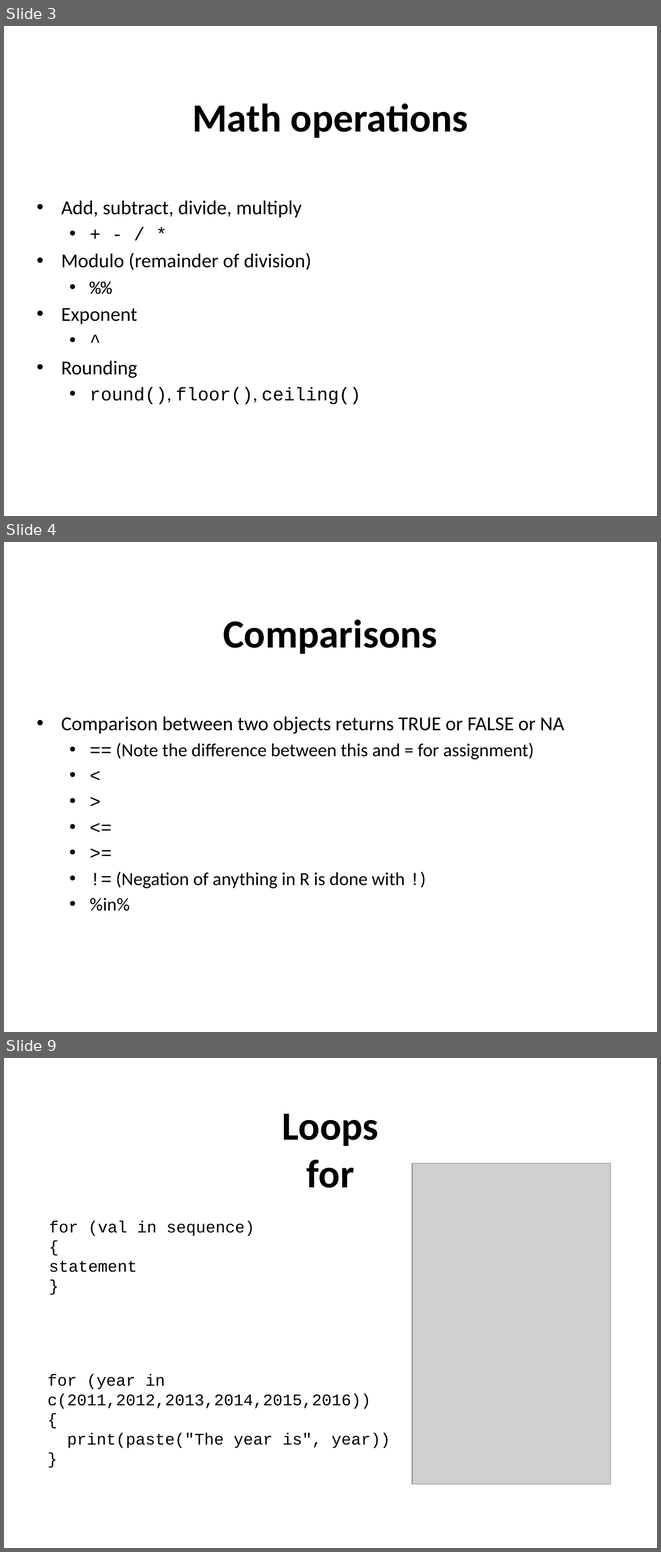
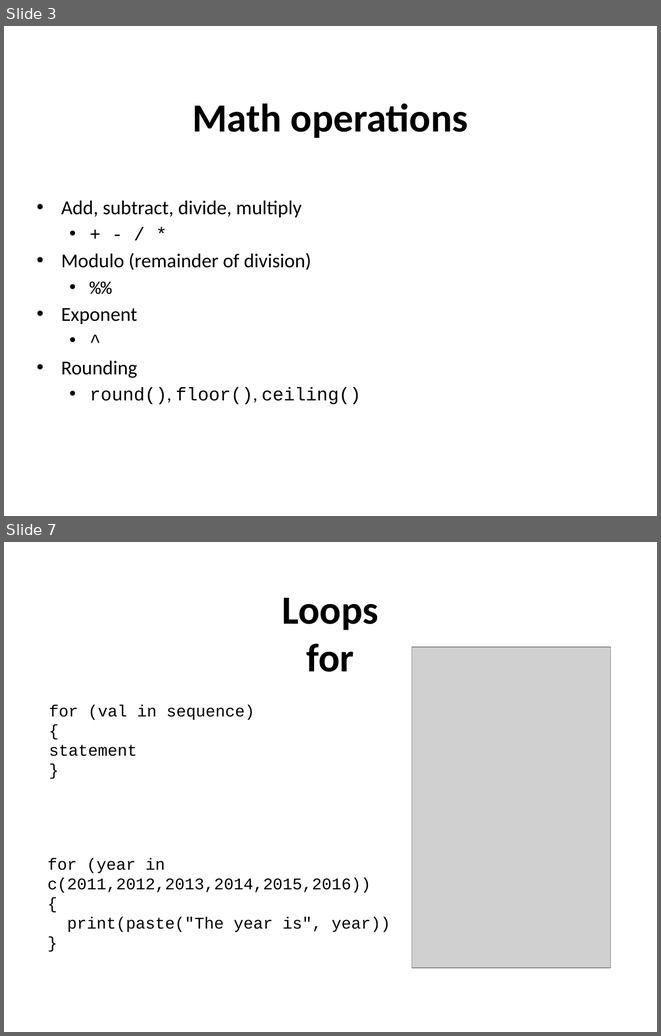
Before and after one commit to sraorao/MSD_R_course_HT2022, a slide deck: powerpoint/Session2.pptx. Shown one above the other, each under a label of ours: slides 3, 4 and 9 before the commit, slides 3 and 7 after it; the slides between them are not shown. The pictures are 661x1552 and 661x1036 pixels, drawn with LibreOffice and Linux fonts; fonts in the diff are those of the drawing; grey boxes stand for pictures. Boxes give left, top, right and bottom in pixels: in the first picture for what was removed or moved away, otherwise in the second. Text is boxed around its words. In the diff, an @@ line names an element or a change of style, - is before the commit and + after.

```diff
--- a/powerpoint/Session2.pptx
+++ b/powerpoint/Session2.pptx
@@ slide 4 removed at (4,542,657,1032), background #FFFFFF @@
@@ text removed at (223,619,438,654) @@
-Comparisons
@@ text removed at (61,716,564,911) @@
-• Comparison between two objects returns TRUE or FALSE or NA
-  • == (Note the difference between this and = for assignment)
-  • <
-  • >
-  • <=
-  • >=
-  • != (Negation of anything in R is done with !)
-  • %in%
@@ what was slide 9 is now slide 7 @@
```
Also in this commit, not shown: 3 slides changed, 1 slide added, 2 other slides removed, 4 other files.
